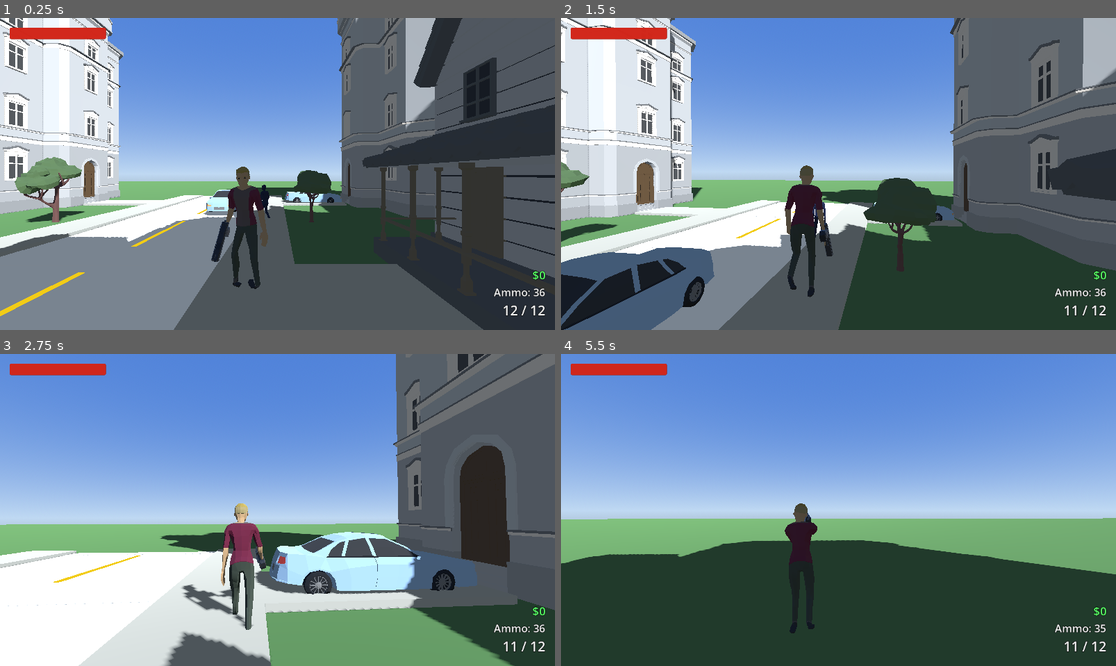
Above: before the commit, frames 1-4 (two rows, left to right).
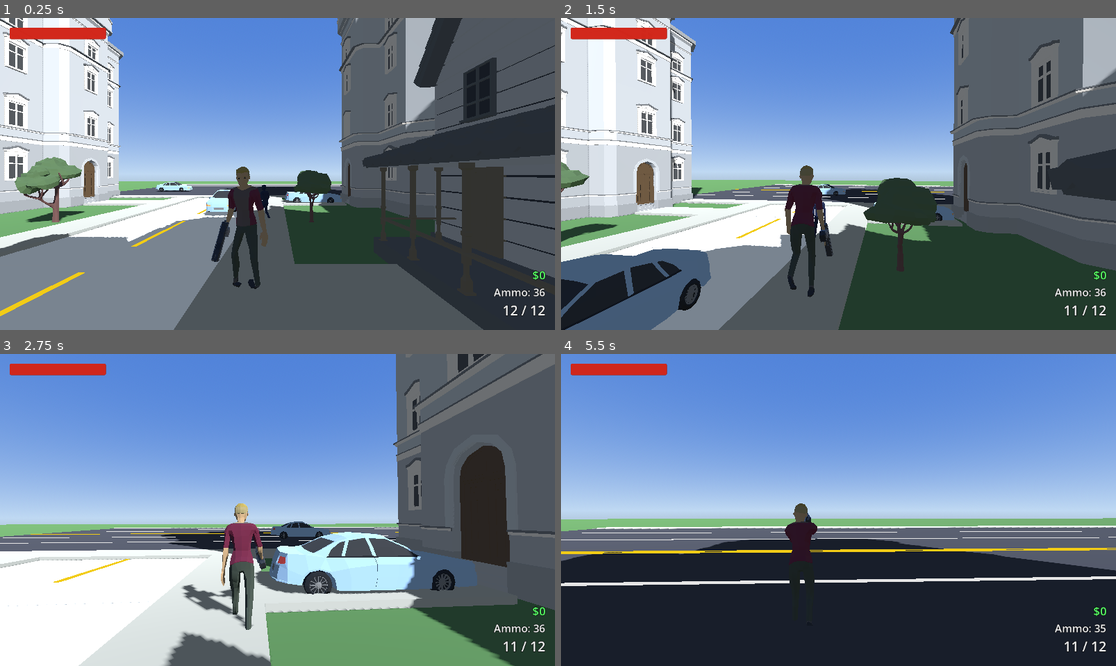
Above: after the commit, the same moments.

Repository: xena3222121/GTACloneAJFORK
Game: Godot game, scene res://scenes/World.tscn
The game is run twice, just before and just after one commit, with the same random seed, the same clock (stepped at 60 frames per second) and the same inputs.
Inputs (mouse positions are in pixels of both pictures, inside the frame that each line leads up to):
- Up to frame 1 (0.25 s): no input
- Up to frame 2 (1.5 s): tap Enter at 0.5 s; move the mouse to (866, 174) at 0.52 s; hold W from 0.53 s (still down); tap R at 0.6 s; click (866, 174) at 0.67 s; tap Space at 0.77 s; move the mouse to (810, 174) at 1.27 s; tap E at 1.35 s
- Up to frame 3 (2.75 s): keep holding W; tap Space at 1.52 s; move the mouse to (288, 503) at 2.02 s; hold Shift from 2.03 s (still down)
- Up to frame 4 (5.5 s): keep holding W; move the mouse to (832, 516) at 2.77 s; release Shift at 2.78 s; tap R at 2.85, 5.1 s; click (832, 516) at 2.92 s; tap Space at 3.02, 3.77, 4.52 s; move the mouse to (877, 513) at 3.52 s; tap E at 3.6 s; move the mouse to (794, 506) at 4.27 s; tap Shift at 4.35 s; move the mouse to (844, 510) at 5.02 s; click (844, 510) at 5.17 s

The runs differ from the first frame. In frame 1, 1.0% of the frame differs, in the area x 20-62%, y 52-64%; in frame 2, 2.8%; in frame 3, 4.3%; in frame 4, 43%, in the area x 0-100%, y 55-100%.

Commit message:
Add a street grid, more traffic, and fix cars gliding sideways
- Connected the two parallel streets with a second cross-street on the
  south end (mirroring Tim's existing highway), forming a real loop
  instead of two dead-end streets
- Generalized traffic_car.gd to drive along either axis, added cars
  on both cross-streets and one more on the original street
- Fixed cars visually sliding sideways instead of turning to face
  their direction of travel: AnimatableBody3D's sync_to_physics
  (on by default) was resetting rotation every physics step

Diff:
--- a/scenes/World.tscn
+++ b/scenes/World.tscn
@@ -498,6 +498,11 @@
 speed = 5.0
 start_direction = -1.0
 
+[node name="TrafficCarC" parent="TrafficCars" instance=ExtResource("15")]
+transform = Transform3D(1, 0, 0, 0, 1, 0, 0, 0, 1, 1.3, 0.1, 10)
+speed = 5.5
+start_direction = -1.0
+
 [node name="Trees" type="Node3D" parent="." unique_id=671295314]
 
 [node name="TreeE1" parent="Trees" unique_id=1697225780 instance=ExtResource("17")]
@@ -596,6 +601,83 @@
 transform = Transform3D(1, 0, 0, 0, 1, 0, 0, 0, 1, 40, 0.11, 68)
 mesh = SubResource("BoxMesh_highway_whiteline")
 
+[node name="HighwaySouth" type="Node3D" parent="."]
+
+[node name="Asphalt" type="MeshInstance3D" parent="HighwaySouth"]
+transform = Transform3D(1, 0, 0, 0, 1, 0, 0, 0, 1, 40, 0.05, -60)
+mesh = SubResource("BoxMesh_highway")
+surface_material_override/0 = SubResource("StandardMaterial3D_highway")
+
+[node name="SidewalkOuter" type="MeshInstance3D" parent="HighwaySouth"]
+transform = Transform3D(1, 0, 0, 0, 1, 0, 0, 0, 1, 40, 0.075, -72.9)
+mesh = SubResource("BoxMesh_highway_sidewalk")
+surface_material_override/0 = SubResource("StandardMaterial3D_sidewalk")
+
+[node name="SidewalkInner" type="MeshInstance3D" parent="HighwaySouth"]
+transform = Transform3D(1, 0, 0, 0, 1, 0, 0, 0, 1, 40, 0.075, -47.1)
+mesh = SubResource("BoxMesh_highway_sidewalk")
+surface_material_override/0 = SubResource("StandardMaterial3D_sidewalk")
+
+[node name="CenterLineA" type="MeshInstance3D" parent="HighwaySouth"]
+transform = Transform3D(1, 0, 0, 0, 1, 0, 0, 0, 1, 40, 0.11, -60.15)
+mesh = SubResource("BoxMesh_highway_yellowline")
+surface_material_override/0 = SubResource("StandardMaterial3D_dash")
+
+[node name="CenterLineB" type="MeshInstance3D" parent="HighwaySouth"]
+transform = Transform3D(1, 0, 0, 0, 1, 0, 0, 0, 1, 40, 0.11, -59.85)
+mesh = SubResource("BoxMesh_highway_yellowline")
+surface_material_override/0 = SubResource("StandardMaterial3D_dash")
+
+[node name="LaneDividerS1" type="MeshInstance3D" parent="HighwaySouth"]
+transform = Transform3D(1, 0, 0, 0, 1, 0, 0, 0, 1, 40, 0.11, -68)
+mesh = SubResource("BoxMesh_highway_whiteline")
+
+[node name="LaneDividerS2" type="MeshInstance3D" parent="HighwaySouth"]
+transform = Transform3D(1, 0, 0, 0, 1, 0, 0, 0, 1, 40, 0.11, -64)
+mesh = SubResource("BoxMesh_highway_whiteline")
+
+[node name="LaneDividerN1" type="MeshInstance3D" parent="HighwaySouth"]
+transform = Transform3D(1, 0, 0, 0, 1, 0, 0, 0, 1, 40, 0.11, -56)
+mesh = SubResource("BoxMesh_highway_whiteline")
+
+[node name="LaneDividerN2" type="MeshInstance3D" parent="HighwaySouth"]
+transform = Transform3D(1, 0, 0, 0, 1, 0, 0, 0, 1, 40, 0.11, -52)
+mesh = SubResource("BoxMesh_highway_whiteline")
+
+[node name="TrafficCarsHighwayNorth" type="Node3D" parent="."]
+
+[node name="CarA" parent="TrafficCarsHighwayNorth" instance=ExtResource("15")]
+transform = Transform3D(1, 0, 0, 0, 1, 0, 0, 0, 1, -10, 0.1, 54)
+axis = 1
+min_pos = -10.0
+max_pos = 95.0
+speed = 7.0
+
+[node name="CarB" parent="TrafficCarsHighwayNorth" instance=ExtResource("16")]
+transform = Transform3D(1, 0, 0, 0, 1, 0, 0, 0, 1, 90, 0.1, 66)
+axis = 1
+min_pos = -10.0
+max_pos = 95.0
+speed = 6.0
+start_direction = -1.0
+
+[node name="TrafficCarsHighwaySouth" type="Node3D" parent="."]
+
+[node name="CarA" parent="TrafficCarsHighwaySouth" instance=ExtResource("15")]
+transform = Transform3D(1, 0, 0, 0, 1, 0, 0, 0, 1, -10, 0.1, -54)
+axis = 1
+min_pos = -10.0
+max_pos = 95.0
+speed = 6.5
+start_direction = -1.0
+
+[node name="CarB" parent="TrafficCarsHighwaySouth" instance=ExtResource("16")]
+transform = Transform3D(1, 0, 0, 0, 1, 0, 0, 0, 1, 90, 0.1, -66)
+axis = 1
+min_pos = -10.0
+max_pos = 95.0
+speed = 5.5
+
 [node name="StreetB" type="Node3D" parent="."]
 
 [node name="Road_n45" parent="StreetB" instance=ExtResource("6")]
--- a/scripts/traffic_car.gd
+++ b/scripts/traffic_car.gd
@@ -1,8 +1,9 @@
 extends AnimatableBody3D
 
 @export var speed: float = 6.0
-@export var min_z: float = -45.0
-@export var max_z: float = 45.0
+@export var axis: int = 0  # 0 = drives back and forth along Z (a north-south street), 1 = along X (an east-west street)
+@export var min_pos: float = -45.0
+@export var max_pos: float = 45.0
 @export var start_direction: float = 1.0
 @export var max_health: float = 100.0
 @export var blast_radius: float = 5.0
@@ -19,22 +20,38 @@
 var destroyed := false
 
 func _ready() -> void:
+	# sync_to_physics (on by default for AnimatableBody3D) re-syncs the node's
+	# transform from the physics server every step, which was silently
+	# discarding our rotation changes each frame — the car kept moving but
+	# never actually turned to face its direction of travel.
+	sync_to_physics = false
 	direction = 1.0 if start_direction >= 0.0 else -1.0
-	rotation.y = 0.0 if direction > 0.0 else PI
+	_update_facing()
 	health = max_health
+
+func _update_facing() -> void:
+	if axis == 0:
+		rotation.y = 0.0 if direction > 0.0 else PI
+	else:
+		rotation.y = PI / 2.0 if direction > 0.0 else -PI / 2.0
 
 func _physics_process(delta: float) -> void:
 	if destroyed:
 		return
-	position.z += direction * speed * delta
-	if position.z >= max_z:
-		position.z = max_z
+	var pos: float = position.z if axis == 0 else position.x
+	pos += direction * speed * delta
+	if pos >= max_pos:
+		pos = max_pos
 		direction = -1.0
-		rotation.y = PI
-	elif position.z <= min_z:
-		position.z = min_z
+		_update_facing()
+	elif pos <= min_pos:
+		pos = min_pos
 		direction = 1.0
-		rotation.y = 0.0
+		_update_facing()
+	if axis == 0:
+		position.z = pos
+	else:
+		position.x = pos
 
 func take_damage(amount: float, _hit_point: Vector3 = Vector3.ZERO) -> void:
 	if destroyed:
Not shown, added: scripts/ammo_pickup.gd.uid
Not shown, added: scripts/money_pickup.gd.uid
Not shown, added: scripts/police.gd.uid
Not shown, changed: .gitignore
